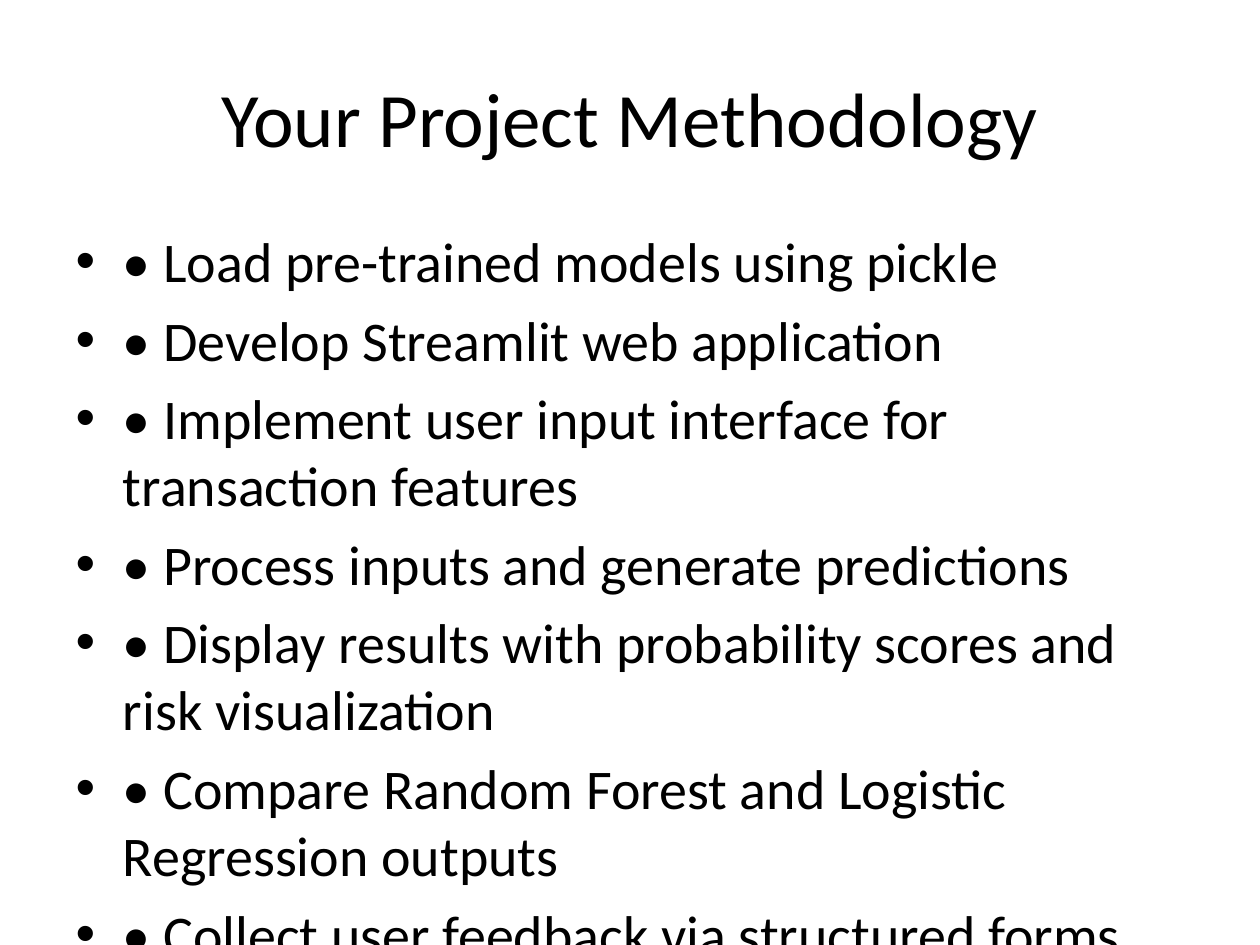
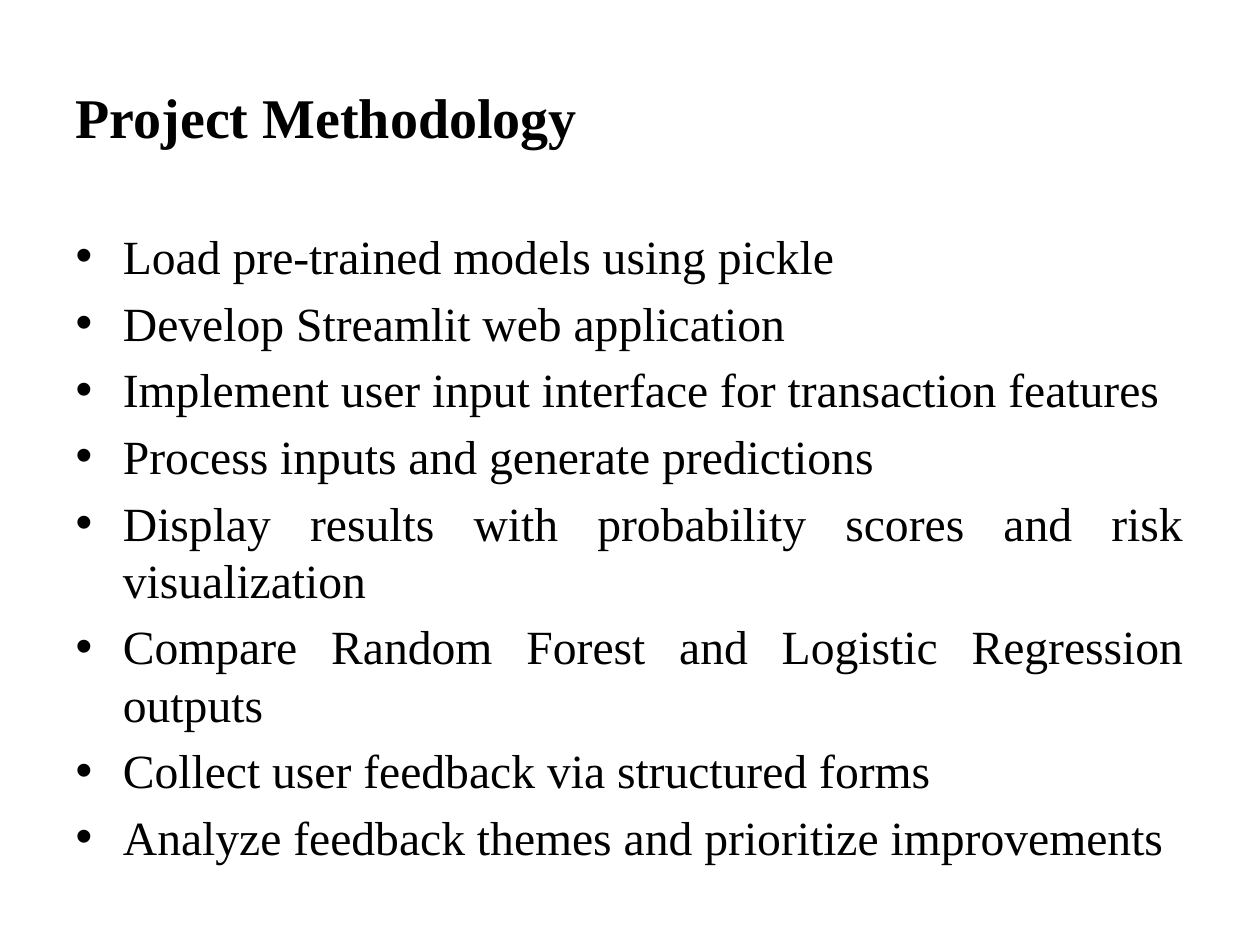
Before and after one commit to AhmadFarazWeb3Developer/Ethereum-Fraud-Detection-Using-AI, a slide deck: slide 5 of Assignment_01/Assignment_04_Presentation.pptx (slide 4 before the commit). Drawn at 1260x945 pixels with LibreOffice and Linux fonts; fonts in the diff are those of the drawing. Boxes give left, top, right and bottom in pixels: in the first picture for what was removed or moved away, otherwise in the second. Text is boxed around its words. In the diff, an @@ line names an element or a change of style, - is before the commit and + after.

Commit message:
project completed

```diff
--- a/Assignment_01/Assignment_04_Presentation.pptx
+++ b/Assignment_01/Assignment_04_Presentation.pptx
@@ title at (76,99,577,149): text changed; size 44 to 32 pt; font Calibri to Times New Roman; bold on @@
-Your Project Methodology
+Project Methodology
@@ text at (123,241,1183,865): text changed; size 32 to 27.2 pt; font Calibri to Times New Roman @@
-• • Load pre-trained models using pickle
-• • Develop Streamlit web application
-• • Implement user input interface for transaction features
-• • Process inputs and generate predictions
-• • Display results with probability scores and risk visualization
-• • Compare Random Forest and Logistic Regression outputs
-• • Collect user feedback via structured forms
-• • Analyze feedback themes and prioritize improvements
+• Load pre-trained models using pickle
+• Develop Streamlit web application
+• Implement user input interface for transaction features
+• Process inputs and generate predictions
+• Display results with probability scores and risk visualization
+• Compare Random Forest and Logistic Regression outputs
+• Collect user feedback via structured forms
+• Analyze feedback themes and prioritize improvements
```
Also in this commit, not shown: 10 other slides changed, 1 slide added, 24 other files.
